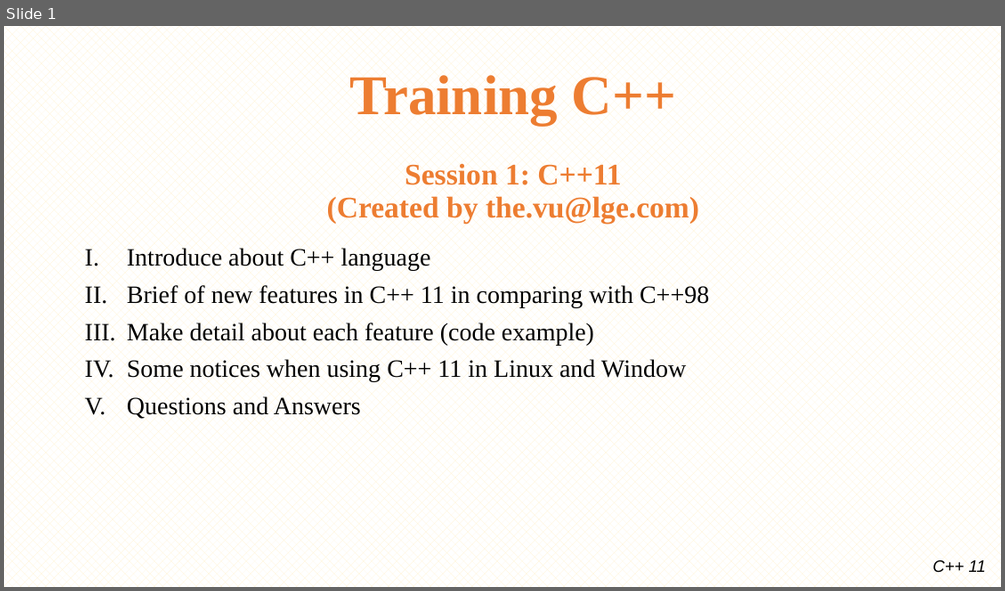
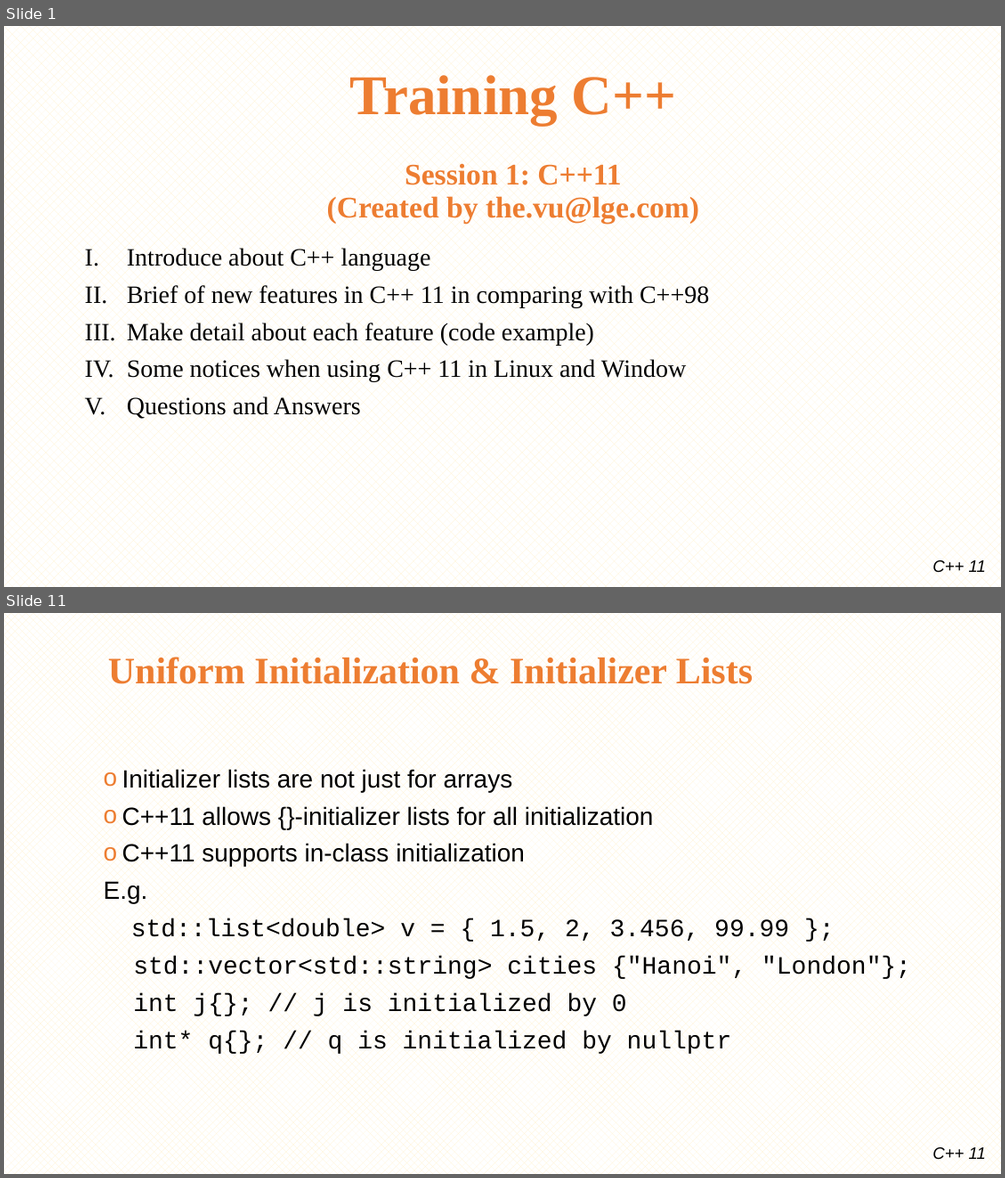
Before and after one commit to minhthedt/hello-world, a slide deck: Training/LG_Training_C++11.pptx. Shown one above the other, each under a label of ours: slide 1 before the commit, slides 1 and 11 after it; the slides between them are not shown. The pictures are 1005x591 and 1005x1178 pixels, drawn with LibreOffice and Linux fonts; fonts in the diff are those of the drawing; background and template pictures are left out. Boxes give left, top, right and bottom in pixels: in the first picture for what was removed or moved away, otherwise in the second. Text is boxed around its words. In the diff, an @@ line names an element or a change of style, - is before the commit and + after.

```diff
--- a/Training/LG_Training_C++11.pptx
+++ b/Training/LG_Training_C++11.pptx
@@ slide 11 added at [4, 613, 1001, 1174], background pattern #FFF2CC on #FFFFFF; not listed: 1 template element that a slide beside it also shows @@
@@ title added at [108, 657, 752, 684], 36 pt, text #ED7D31, bold @@
+Uniform Initialization & Initializer Lists
@@ text added at [104, 769, 911, 1054], 24 pt, text #000000 @@
+o Initializer lists are not just for arrays
+o C++11 allows {}-initializer lists for all initialization
+o C++11 supports in-class initialization
+E.g.
+std::list<double> v = { 1.5, 2, 3.456, 99.99 };
+std::vector<std::string> cities {"Hanoi", "London"};
+int j{}; // j is initialized by 0
+int* q{}; // q is initialized by nullptr
```
Also in this commit, not shown: 4 slides changed, 34 other slides added, 9 slides removed, 21 other files.
